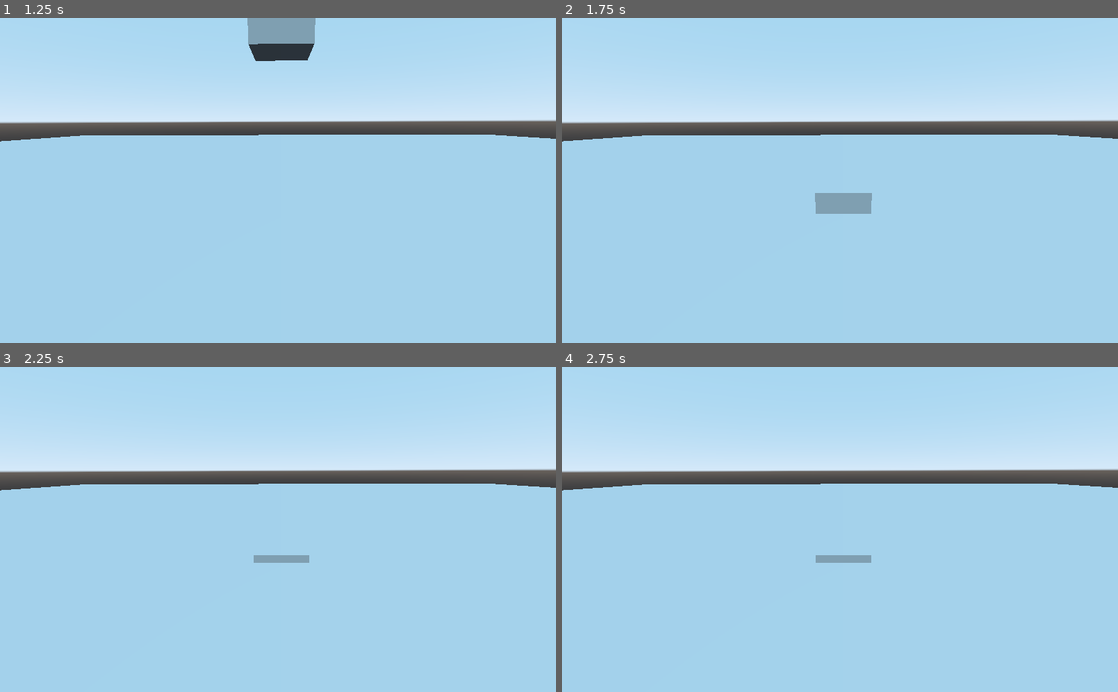
Above: before the commit, frames 1-4 (two rows, left to right).
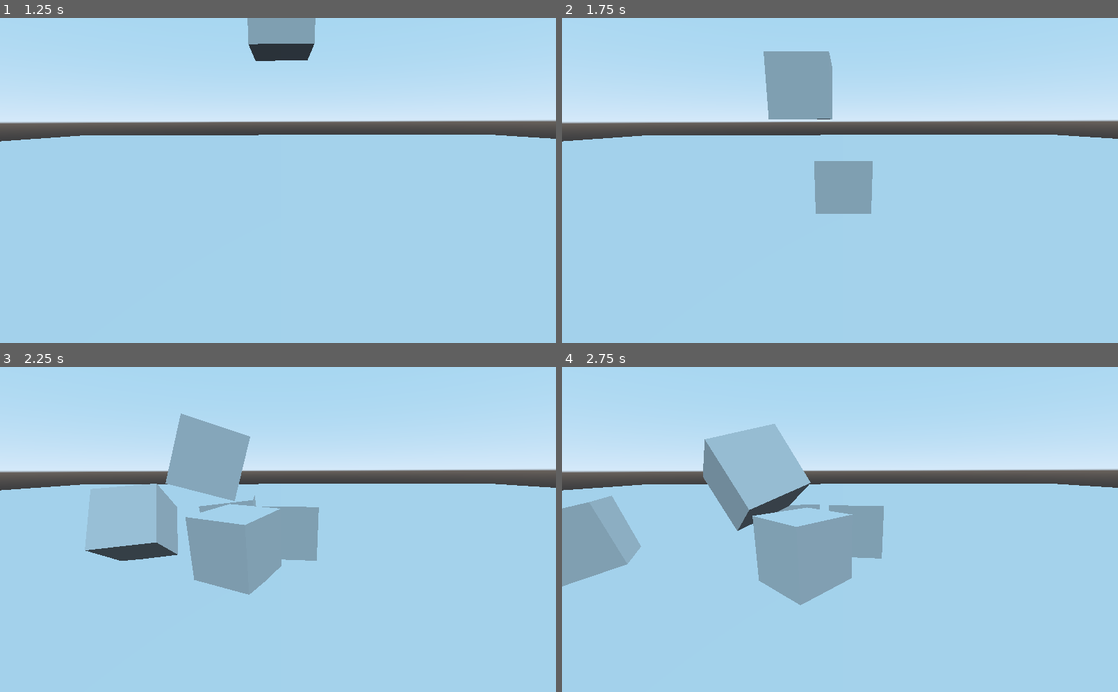
Above: after the commit, the same moments.

Repository: ircommins/mobacrab
Game: Godot game, scene res://First_scene.tscn
Same seed, same stepped clock (60 frames per second), same inputs: the game is played once before the commit and once after it.
Inputs:
- Up to frame 1 (1.25 s): tap Enter at 0.5 s
- Up to frame 2 (1.75 s): no input
- Up to frame 3 (2.25 s): no input
- Up to frame 4 (2.75 s): no input

Frame 1 is identical in both runs. In frame 2, 3.5% of the frame differs, in the area x 36-56%, y 10-54%; in frame 3, 8.3%; in frame 4, 12%, in the area x 0-58%, y 17-74%.

Commit message:
I added SOOOOOO MANNNNNNNY CUUUUUUBES

Diff:
--- a/mobacrab_game/First_scene.tscn
+++ b/mobacrab_game/First_scene.tscn
@@ -20,13 +20,53 @@
 mesh = SubResource( 2 )
 material/0 = null
 
+[node name="Box2" type="RigidBody" parent="."]
+transform = Transform( 1, 0, 0, 0, 1, 0, 0, 0, 1, 0, 19.1037, 1.43971 )
+
+[node name="CollisionShape" type="CollisionShape" parent="Box2"]
+shape = SubResource( 1 )
+
+[node name="MeshInstance" type="MeshInstance" parent="Box2"]
+mesh = SubResource( 2 )
+material/0 = null
+
+[node name="Box3" type="RigidBody" parent="."]
+transform = Transform( 0.943118, -0.332457, 0, 0.332457, 0.943118, 0, 0, 0, 1, 1.47914, 23.4332, 1.43971 )
+
+[node name="CollisionShape" type="CollisionShape" parent="Box3"]
+shape = SubResource( 1 )
+
+[node name="MeshInstance" type="MeshInstance" parent="Box3"]
+mesh = SubResource( 2 )
+material/0 = null
+
+[node name="Box4" type="RigidBody" parent="."]
+transform = Transform( 0.774216, -0.632922, 0, 0.54211, 0.663131, 0.516115, -0.32666, -0.399584, 0.856519, 0.689007, 23.4332, 4.19488 )
+
+[node name="CollisionShape" type="CollisionShape" parent="Box4"]
+shape = SubResource( 1 )
+
+[node name="MeshInstance" type="MeshInstance" parent="Box4"]
+mesh = SubResource( 2 )
+material/0 = null
+
+[node name="Box5" type="RigidBody" parent="."]
+transform = Transform( 0.89958, -0.409425, 0.152077, 0.289913, 0.820185, 0.493201, -0.32666, -0.399584, 0.856519, 0.689007, 26.5557, 2.40216 )
+
+[node name="CollisionShape" type="CollisionShape" parent="Box5"]
+shape = SubResource( 1 )
+
+[node name="MeshInstance" type="MeshInstance" parent="Box5"]
+mesh = SubResource( 2 )
+material/0 = null
+
 [node name="Camera" type="Camera" parent="."]
 transform = Transform( -0.0141921, -0.24617, 0.969123, -0.0036046, 0.969227, 0.246144, -0.999893, 0, -0.0146427, 8.81494, 4.23374, 0 )
 
 [node name="StaticBody" type="StaticBody" parent="."]
 
 [node name="CollisionShape" type="CollisionShape" parent="StaticBody"]
-transform = Transform( 50, 0, 0, 0, 1, 0, 0, 0, 50, 0, -1.69695, 0 )
+transform = Transform( 50, 0, 0, 0, 1, 0, 0, 0, 50, 0, 0, 0 )
 shape = SubResource( 3 )
 
 [node name="MeshInstance" type="MeshInstance" parent="StaticBody"]
